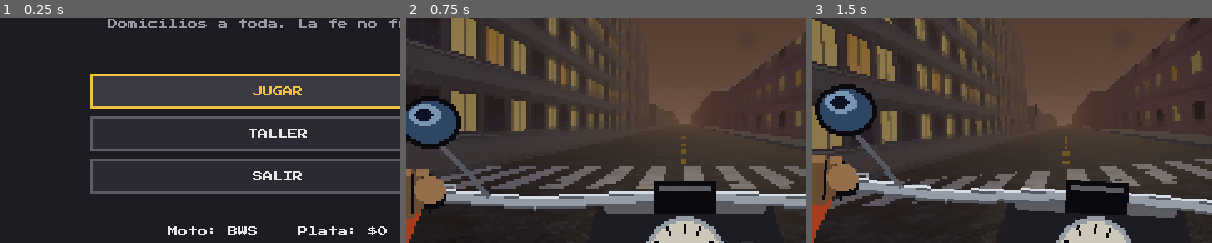
Above: before the commit, frames 1-3 (left to right).
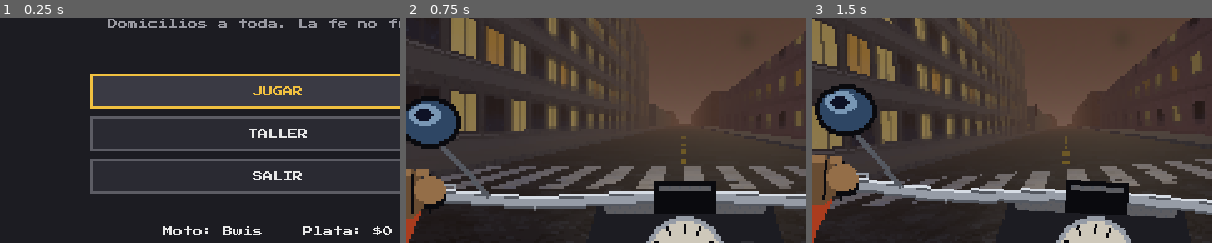
Above: after the commit, the same moments.

Repository: martinotomo/DELIVERY-EXPRESS-VENECA
Game: Godot game, scene res://scenes/main.tscn
Same seed, same stepped clock (60 frames per second), same inputs: the game is played once before the commit and once after it.
Inputs:
- Up to frame 1 (0.25 s): no input
- Up to frame 2 (0.75 s): click "JUGAR" at 0.5 s
- Up to frame 3 (1.5 s): tap Enter (continuar) at 1.25 s; hold Right (derecha) from 1.28 s (still down); hold Up (acelerar) from 1.28 s (still down)
The pictures show only the part of the screen within x 15-65%, y 26-76%; the shares and areas given below are measured in that part.

The runs differ from the first frame. In frame 1, 0.9% of the frame differs, in the area x 40-98%, y 92-97%; in frame 2, nothing differs; in frame 3, nothing differs.

Commit message:
La moto inicial se llama «Bwis» en todo lo que ve el jugador
Tomás: el nombre de la BWS es Bwis. Cambia el nombre visible (menú, taller,
HUD y el remate «…el agarre de tu Bwis»); el id interno sigue siendo bws.

Diff:
--- a/project.godot
+++ b/project.godot
@@ -6,7 +6,7 @@
 [application]
 
 config/name="Delivery Express"
-config/description="Prototipo gris estilo Doom: una BWS haciendo domicilios por una ciudad tipo Bogotá."
+config/description="Prototipo gris estilo Doom: una Bwis haciendo domicilios por una ciudad tipo Bogotá."
 run/main_scene="res://scenes/main.tscn"
 config/features=PackedStringArray("4.7", "GL Compatibility")
 
--- a/scripts/motos.gd
+++ b/scripts/motos.gd
@@ -23,7 +23,7 @@
 
 const MOTOS := {
 	"bws": {
-		"nombre": "BWS",
+		"nombre": "Bwis", # así la llama Tomás (30/09); el id interno sigue siendo "bws"
 		"precio": 0,
 		"vel_max": 25.0,    # 90 km/h, y porque va bajando
 		"acel": 3.2,        # empuje a baja velocidad; se apaga al acercarse al tope
--- a/tests/test_escenas.gd
+++ b/tests/test_escenas.gd
@@ -31,7 +31,7 @@
 	t.check(menu.get_node("Titulo").text == str(ProjectSettings.get_setting("application/config/name")).to_upper(), "el título sale de project.godot")
 	t.check_eq(ProjectSettings.get_setting("application/config/name"), "Delivery Express", "el juego se llama Delivery Express (D14)")
 	t.check_eq(menu.get_node("Titulo").text, "DELIVERY EXPRESS", "el menú muestra el nombre nuevo")
-	t.check(menu.get_node("Estado").text.contains("BWS"), "el menú dice qué moto se tiene")
+	t.check(menu.get_node("Estado").text.contains("Bwis"), "el menú dice qué moto se tiene")
 
 	# Taller: con plata se compra; sin plata los botones están apagados.
 	menu.find_child("Taller", true, false).pressed.emit()
@@ -168,7 +168,7 @@
 	t.check_eq(_pantallas(main).size(), 1, "tras estrellarse sigue habiendo una sola pantalla")
 	var res: Node = main.pantalla_actual()
 	t.check_eq(res.name, "Resultado", "tras estrellarse sale el resultado")
-	t.check(res.get_node("Caja/Texto").text.contains("agarre de tu BWS"), "el resultado muestra el remate")
+	t.check(res.get_node("Caja/Texto").text.contains("agarre de tu Bwis"), "el resultado muestra el remate")
 
 	main.reiniciar()
 	await t.process_frame
--- a/tests/test_mensajes.gd
+++ b/tests/test_mensajes.gd
@@ -5,9 +5,9 @@
 
 
 func run(t) -> void:
-	var m: String = MENSAJES.muerte_curva("BWS")
+	var m: String = MENSAJES.muerte_curva("Bwis")
 	t.check(m.begins_with("Has muerto al entrar demasiado rápido en la curva"), "abre con la muerte en la curva")
-	t.check(m.contains("tu fe era más grande que el agarre de tu BWS."), "remata con la fe y el agarre de la BWS")
+	t.check(m.contains("tu fe era más grande que el agarre de tu Bwis."), "remata con la fe y el agarre de la Bwis")
 	t.check(MENSAJES.muerte_curva("Ninja 300").ends_with("tu Ninja 300."), "el remate usa el nombre de la moto")
 	t.check(MENSAJES.sin_tiempo().length() > 10, "hay mensaje cuando se acaba el tiempo")
 	var e: String = MENSAJES.entregado(12.3)
--- a/tests/test_moto.gd
+++ b/tests/test_moto.gd
@@ -81,7 +81,7 @@
 		m.advance(PASO, true, false, 0.0)
 	t.check_eq(m.estado, MOTO.ESTRELLADA, "al andén a 54 km/h se estrella")
 	t.check_eq(msgs.size(), 1, "la señal estrellado sale una vez")
-	t.check(msgs.size() == 1 and msgs[0].contains("agarre de tu BWS"), "el remate nombra la BWS")
+	t.check(msgs.size() == 1 and msgs[0].contains("agarre de tu Bwis"), "el remate nombra la Bwis")
 	var p: Vector2 = m.pos
 	m.advance(2.0, true, false, 0.0)
 	t.check_eq(m.pos, p, "estrellada ya no se mueve")
--- a/tests/test_motos.gd
+++ b/tests/test_motos.gd
@@ -8,7 +8,7 @@
 	var bws: Dictionary = MOTOS.get_moto("bws")
 	t.check(not bws.is_empty(), "existe la BWS")
 	t.check_eq(MOTOS.MOTO_INICIAL, "bws", "la moto inicial es la BWS")
-	t.check_eq(bws.get("nombre"), "BWS", "la BWS se llama BWS en los mensajes")
+	t.check_eq(bws.get("nombre"), "Bwis", "la BWS se llama «Bwis» en todo lo que ve el jugador (Tomás, 30/09)")
 	t.check(MOTOS.get_moto("no-existe").is_empty(), "una moto desconocida devuelve vacío")
 	# Dos o tres motos como mucho (Tomás, 30/09): BWS, una intermedia y la Ninja 300 al final.
 	t.check_eq(MOTOS.ORDEN.size(), 3, "hay tres motos")
--- a/tests/test_partida.gd
+++ b/tests/test_partida.gd
@@ -51,7 +51,7 @@
 	p.moto.vel = 18.0
 	p.advance(8.0, true, false, 0.0)
 	t.check(p.terminada, "estrellarse acaba la jornada")
-	t.check(fines.size() == 1 and fines[0].contains("agarre de tu BWS"), "con el remate de la BWS")
+	t.check(fines.size() == 1 and fines[0].contains("agarre de tu Bwis"), "con el remate de la Bwis")
 	var t0: float = p.reloj.t
 	p.advance(5.0, true, false, 0.0)
 	t.check_eq(p.reloj.t, t0, "terminada, el reloj del día no sigue")
Not shown, changed: CLAUDE.md
